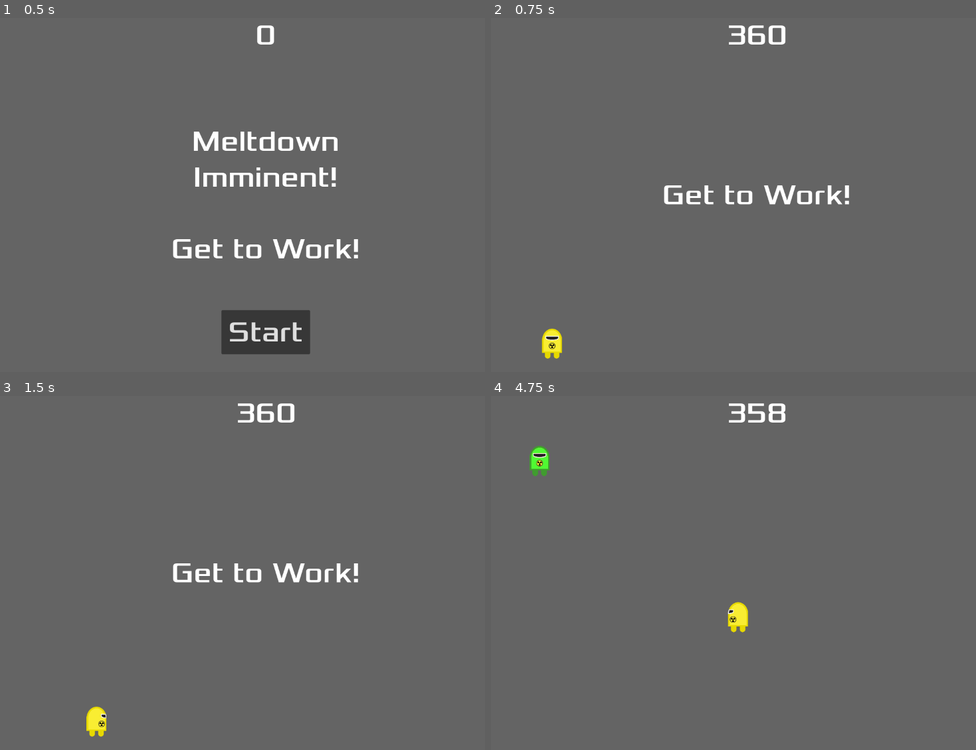
Above: before the commit, frames 1-4 (two rows, left to right).
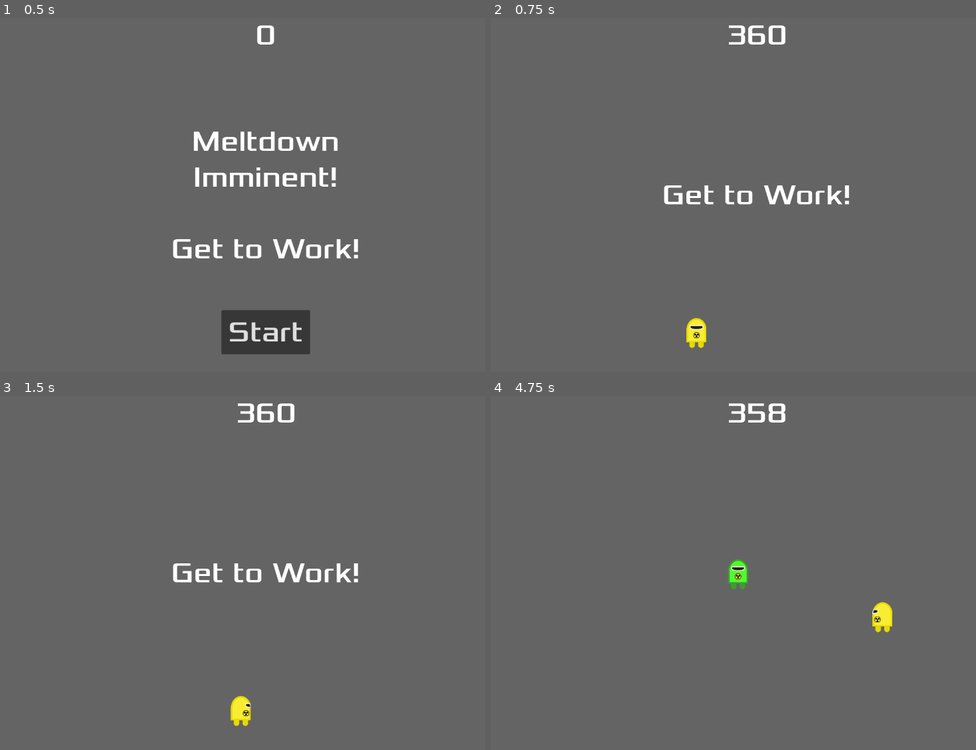
Above: after the commit, the same moments.

Repository: zabuuq/imminent-meltdown
Game: Godot game, scene res://game.tscn
Two runs of this game, one before a commit and one after it. Both use one fixed random seed, a clock stepped at 60 frames per second and the inputs below.
Inputs:
- Up to frame 1 (0.5 s): no input
- Up to frame 2 (0.75 s): click "Start" at 0.5 s
- Up to frame 3 (1.5 s): tap Enter at 1.25 s; hold Right (move_right) from 1.28 s (still down)
- Up to frame 4 (4.75 s): release Right (move_right) at 2.03 s; hold Down (move_down) 2.03-2.78 s; hold Right (move_right) 2.78-3.53 s; hold Up (move_up) 3.53-4.28 s; hold Left (move_left) from 4.28 s (still down)

Frame 1 is identical in both runs. In frame 2, 0.6% of the frame differs, in the area x 10-45%, y 84-97%; in frame 3, 0.6%; in frame 4, 1.2%, in the area x 7-83%, y 14-67%.

Commit message:
Moved Mob Spawn Location

Diff:
--- a/main.tscn
+++ b/main.tscn
@@ -7,9 +7,9 @@
 [ext_resource type="AudioStream" uid="uid://oaf4pffgxg" path="res://art/Orff - O Fortuna - Carmina Burana.mp3" id="4_lquwl"]
 [ext_resource type="AudioStream" uid="uid://td2mgko63p61" path="res://art/gameover.wav" id="6_272bh"]
 
-[sub_resource type="Curve2D" id="Curve2D_272bh"]
+[sub_resource type="Curve2D" id="Curve2D_7mycd"]
 _data = {
-"points": PackedVector2Array(0, 0, 0, 0, 128, 128, 0, 0, 0, 0, 128, 192, 0, 0, 0, 0, 192, 192, 0, 0, 0, 0, 192, 128, 0, 0, 0, 0, 128, 128)
+"points": PackedVector2Array(0, 0, 0, 0, 576, 384, 0, 0, 0, 0, 576, 448, 0, 0, 0, 0, 640, 448, 0, 0, 0, 0, 640, 384, 0, 0, 0, 0, 576, 384)
 }
 point_count = 5
 
@@ -29,15 +29,7 @@
 wait_time = 2.0
 
 [node name="StartPosition" type="Marker2D" parent="." unique_id=1972644690]
-position = Vector2(138, 736)
-
-[node name="RWMobPath" type="Path2D" parent="." unique_id=1901104807]
-position = Vector2(500, 500)
-curve = SubResource("Curve2D_272bh")
-
-[node name="RWMobSpawnLocation" type="PathFollow2D" parent="RWMobPath" unique_id=1088098062]
-position = Vector2(128, 128)
-rotation = 1.5707964
+position = Vector2(464, 712)
 
 [node name="HUD" parent="." unique_id=714225299 instance=ExtResource("4_1bvp3")]
 
@@ -48,6 +40,13 @@
 [node name="DeathSound" type="AudioStreamPlayer" parent="." unique_id=470759346]
 stream = ExtResource("6_272bh")
 
+[node name="RWMobPath" type="Path2D" parent="." unique_id=644954499]
+curve = SubResource("Curve2D_7mycd")
+
+[node name="RWMobSpawnLocation" type="PathFollow2D" parent="RWMobPath" unique_id=1419738794]
+position = Vector2(576, 384)
+rotation = 1.5707964
+
 [connection signal="hit" from="Player" to="." method="game_over"]
 [connection signal="timeout" from="ScoreTimer" to="." method="_on_score_timer_timeout"]
 [connection signal="timeout" from="StartTimer" to="." method="_on_start_timer_timeout"]
